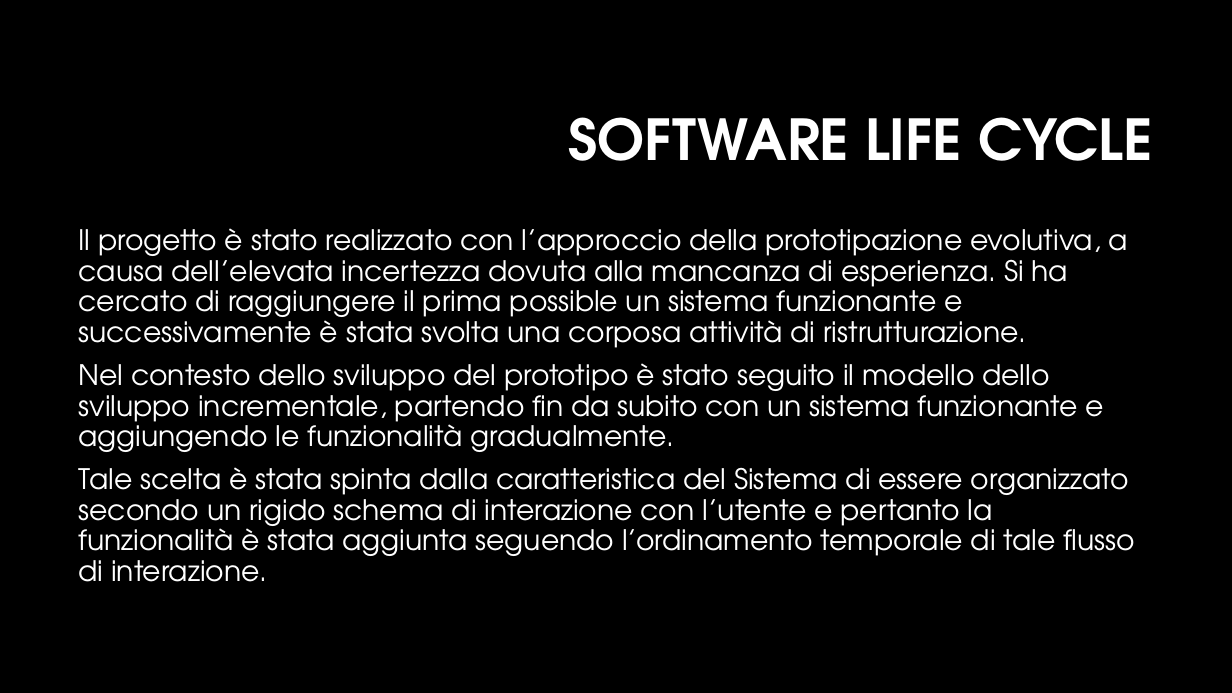
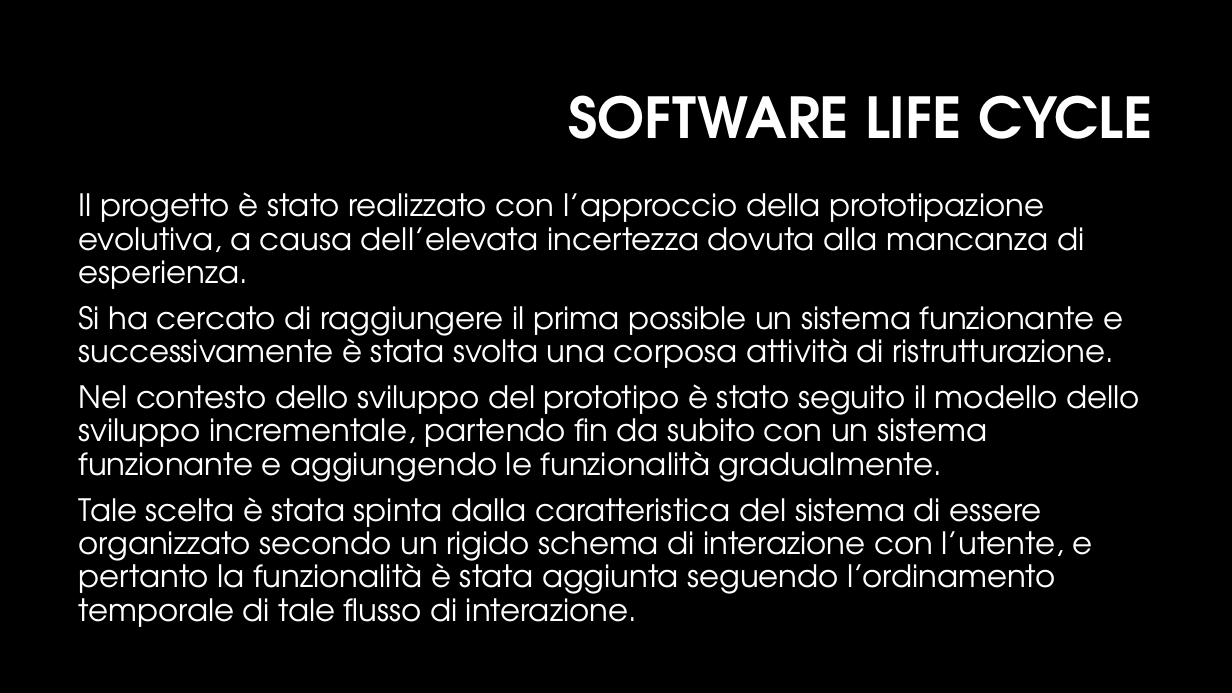
Before and after one commit to MarcoMarcoulli/FallSimulatorRepository, a slide deck: slide 6 of Docs/Documents/Presentazione/presentazioneFallSimulator.pptx. Drawn at 1232x693 pixels with LibreOffice and Linux fonts; fonts in the diff are those of the drawing; background and template pictures are left out. Boxes give left, top, right and bottom in pixels: in the first picture for what was removed or moved away, otherwise in the second. Text is boxed around its words. In the diff, an @@ line names an element or a change of style, - is before the commit and + after.

Commit message:
update presentation

```diff
--- a/Docs/Documents/Presentazione/presentazioneFallSimulator.pptx
+++ b/Docs/Documents/Presentazione/presentazioneFallSimulator.pptx
@@ title "SOFTWARE LIFE CYCLE": place and size @@
-title "SOFTWARE LIFE CYCLE" at (568,117,1153,161)
+title "SOFTWARE LIFE CYCLE" at (568,95,1153,139)
@@ text "Il progetto è stato realizzato ...": place and size @@
-text "Il progetto è stato realizzato ..." at (79,228,1135,582)
+text "Il progetto è stato realizzato ..." at (79,192,1140,602)
@@ text at (79,192,1123,368): text changed; size 22 to 24 pt @@
-Il progetto è stato realizzato con l’approccio della prototipazione evolutiva, a causa dell’elevata incertezza dovuta alla mancanza di esperienza. Si ha cercato di raggiungere il prima possible un sistema funzionante e successivamente è stata svolta una corposa attività di ristrutturazione.
+Il progetto è stato realizzato con l’approccio della prototipazione evolutiva, a causa dell’elevata incertezza dovuta alla mancanza di esperienza.
+Si ha cercato di raggiungere il prima possible un sistema funzionante e successivamente è stata svolta una corposa attività di ristrutturazione.
@@ text at (79,384,1140,482): size 22 to 24 pt in "Nel contesto dello sviluppo del prototipo è ..." @@
@@ text at (79,497,1092,602): text changed; size 22 to 24 pt @@
-Tale scelta è stata spinta dalla caratteristica del Sistema di essere organizzato secondo un rigido schema di interazione con l’utente e pertanto la funzionalità è stata aggiunta seguendo l’ordinamento temporale di tale flusso di interazione.
+Tale scelta è stata spinta dalla caratteristica del sistema di essere organizzato secondo un rigido schema di interazione con l’utente, e pertanto la funzionalità è stata aggiunta seguendo l’ordinamento temporale di tale flusso di interazione.
```
Also in this commit, not shown: 12 other slides changed, 1 slide removed.
